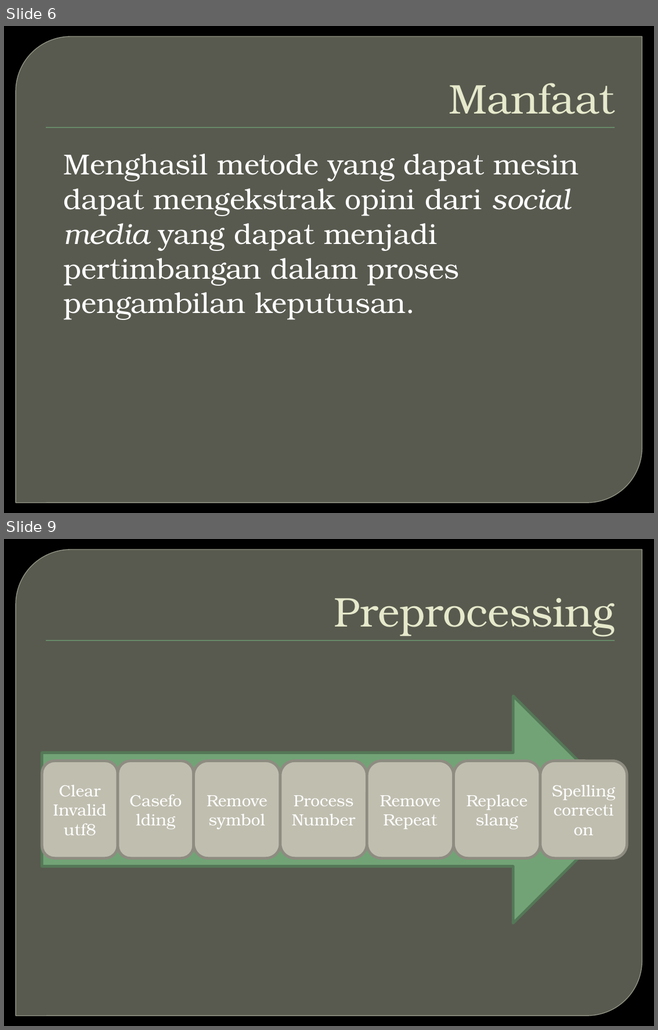
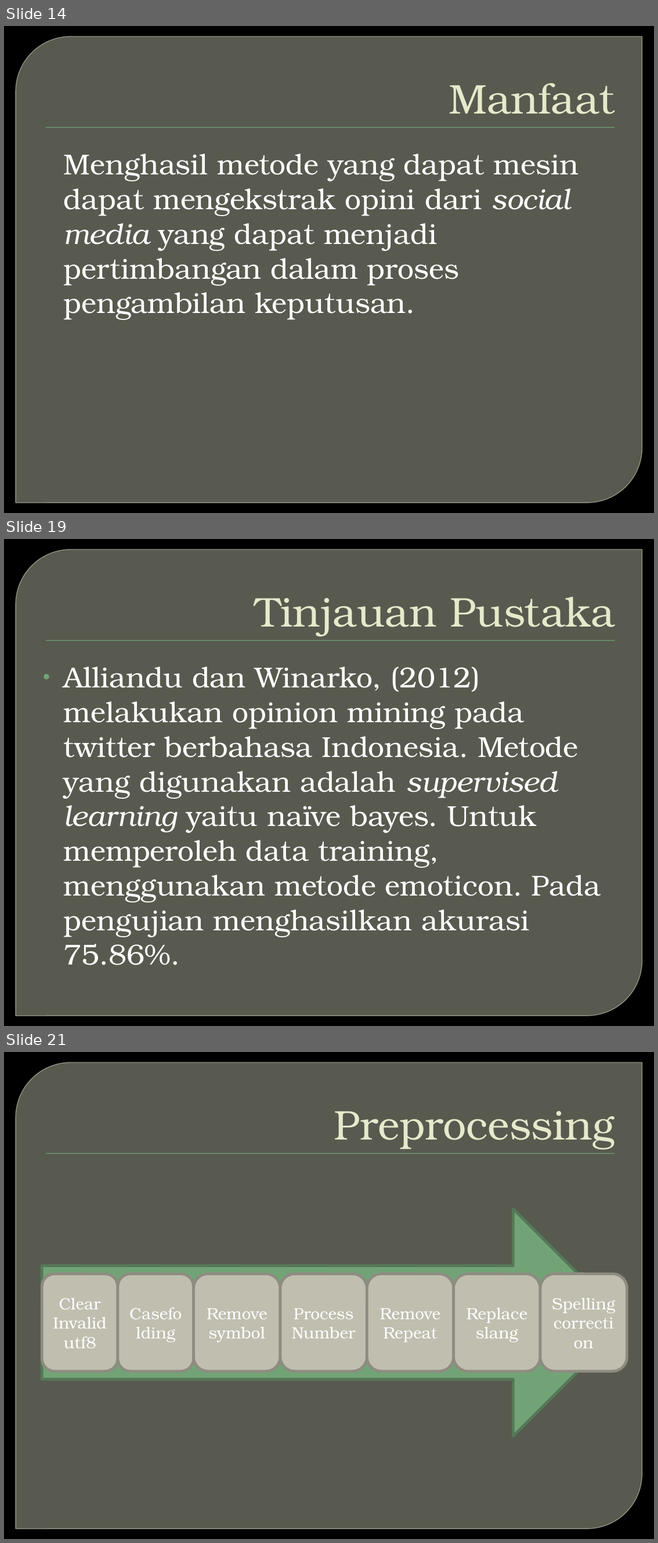
Before and after one commit to jankristanto/laporanthesis, a slide deck: OPINION MINING PADA TWITTER UNTUK BAHASA INDONESIA DENGAN.pptx. Shown one above the other, each under a label of ours: slides 6 and 9 before the commit, slides 14, 19 and 21 after it; the slides between them are not shown. The pictures are 658x1030 and 658x1543 pixels, drawn with LibreOffice and Linux fonts; fonts in the diff are those of the drawing; background and template pictures are left out. Boxes give left, top, right and bottom in pixels: in the first picture for what was removed or moved away, otherwise in the second. Text is boxed around its words. In the diff, an @@ line names an element or a change of style, - is before the commit and + after.

```diff
--- a/OPINION MINING PADA TWITTER UNTUK BAHASA INDONESIA DENGAN.pptx
+++ b/OPINION MINING PADA TWITTER UNTUK BAHASA INDONESIA DENGAN.pptx
@@ slide 19 added at bbox=[4, 539, 654, 1026], background picture (left out); not listed: 2 template elements that a slide beside it also shows @@
@@ title added at bbox=[255, 596, 614, 636], 46 pt, text #E7EACB @@
+Tinjauan Pustaka
@@ text added at bbox=[64, 667, 600, 965], 32 pt, text #FFFFFF @@
+• Alliandu dan Winarko, (2012) melakukan opinion mining pada twitter berbahasa Indonesia. Metode yang digunakan adalah supervised learning yaitu naïve bayes. Untuk memperoleh data training, menggunakan metode emoticon. Pada pengujian menghasilkan akurasi 75.86%.
@@ what was slide 6 is now slide 14 @@
@@ what was slide 9 is now slide 21 @@
```
Also in this commit, not shown: 6 slides changed, 17 other slides added, 1 slide removed.
